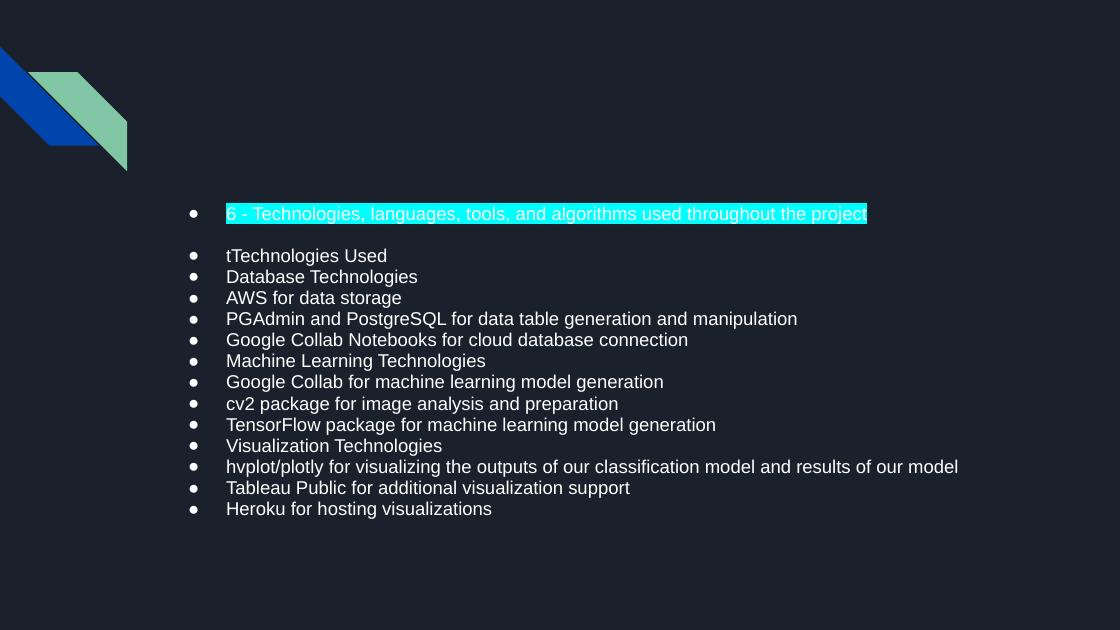
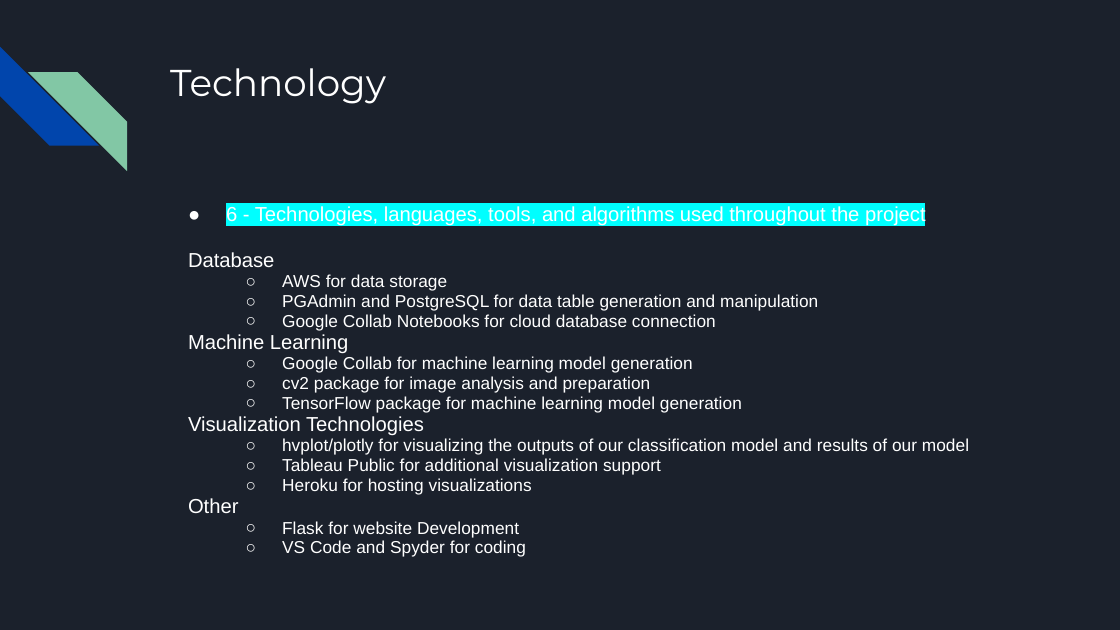
Before and after one commit to Ayesha-da/pneumonia_detection_analysis, a slide deck: slide 11 of Pneumonia Analysis Presentation.pptx (slide 9 before the commit). Drawn at 1120x630 pixels with LibreOffice and Linux fonts; fonts in the diff are those of the drawing. Boxes give left, top, right and bottom in pixels: in the first picture for what was removed or moved away, otherwise in the second. Text is boxed around its words. In the diff, an @@ line names an element or a change of style, - is before the commit and + after.

```diff
--- a/Pneumonia Analysis Presentation.pptx
+++ b/Pneumonia Analysis Presentation.pptx
@@ title added at <box>170,68,386,104</box>, 24 pt, text #FFFFFF @@
+Technology
@@ text at <box>188,205,969,495</box>: size 11.9 to 12.9 pt in "6 - Technologies, languages, tools, and algorithms ...", "Visualization Technologies"; size 11.9 to 11.1 pt in "AWS for data storage", "PGAdmin and PostgreSQL for data table generation ...", "Google Collab Notebooks for cloud database connection", "Google Collab for machine learning model generation" and 5 more places; bullet ● to ○; list level 1 to 2 in "AWS for data storage"; list level 1 to 2 in "PGAdmin and PostgreSQL for data ..."; list level 1 to 2 in "Google Collab Notebooks for cloud ..."; list level 1 to 2 in "Google Collab for machine learning ..."; list level 1 to 2 in "cv2 package for image analysis ..."; list level 1 to 2 in "TensorFlow package for machine learning ..."; bullet ● to none; list level 1 to 2 in "hvplot/plotly for visualizing the outputs ..."; list level 1 to 2 in "Tableau Public for additional visualization ..."; list level 1 to 2 in "Heroku for hosting visualizations" @@
@@ text at <box>188,252,274,268</box>: text changed; size 11.9 to 12.9 pt @@
-● tTechnologies Used
-● Database Technologies
+Database
@@ text at <box>188,334,349,354</box>: text changed; size 11.9 to 12.9 pt @@
-● Machine Learning Technologies
+Machine Learning
@@ text at <box>282,521,526,557</box>: paragraphs added @@
+Other
+  ○ Flask for website Development
+  ○ VS Code and Spyder for coding
```
Also in this commit, not shown: 6 other slides changed, 5 slides added, 3 slides removed.
